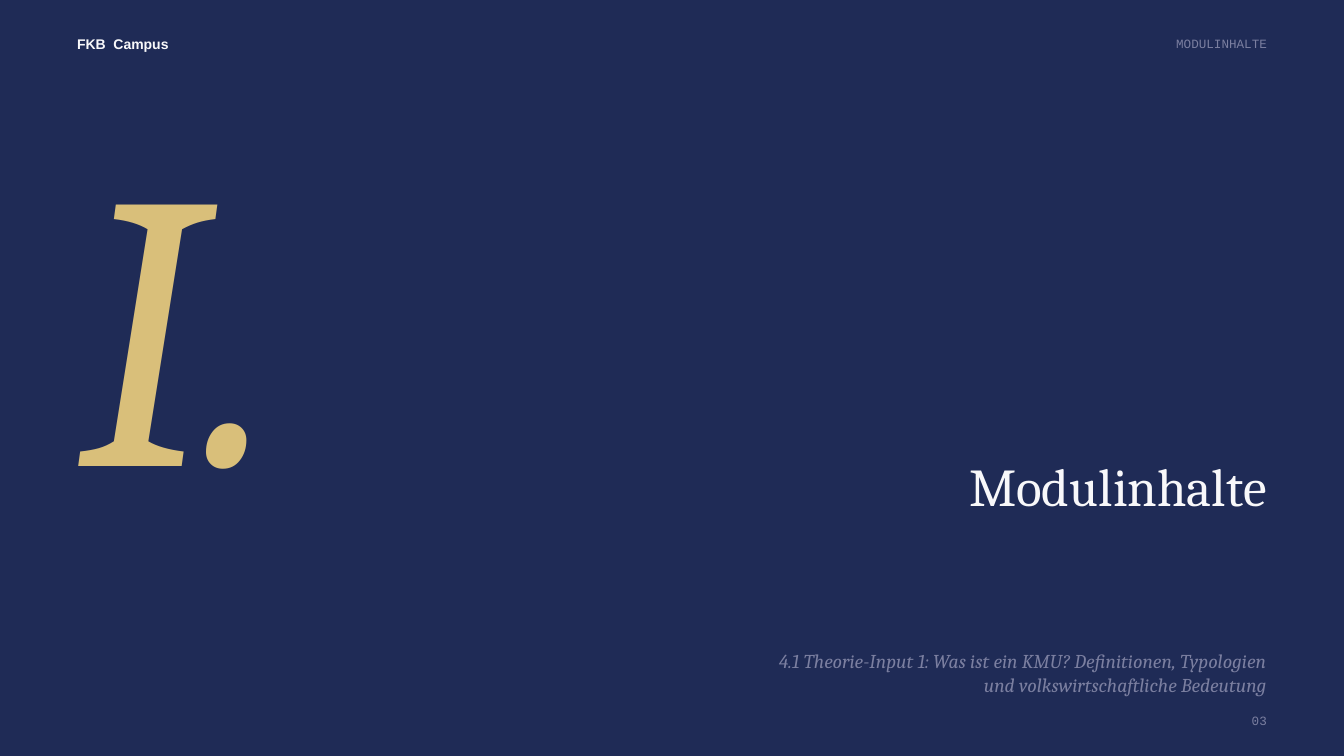
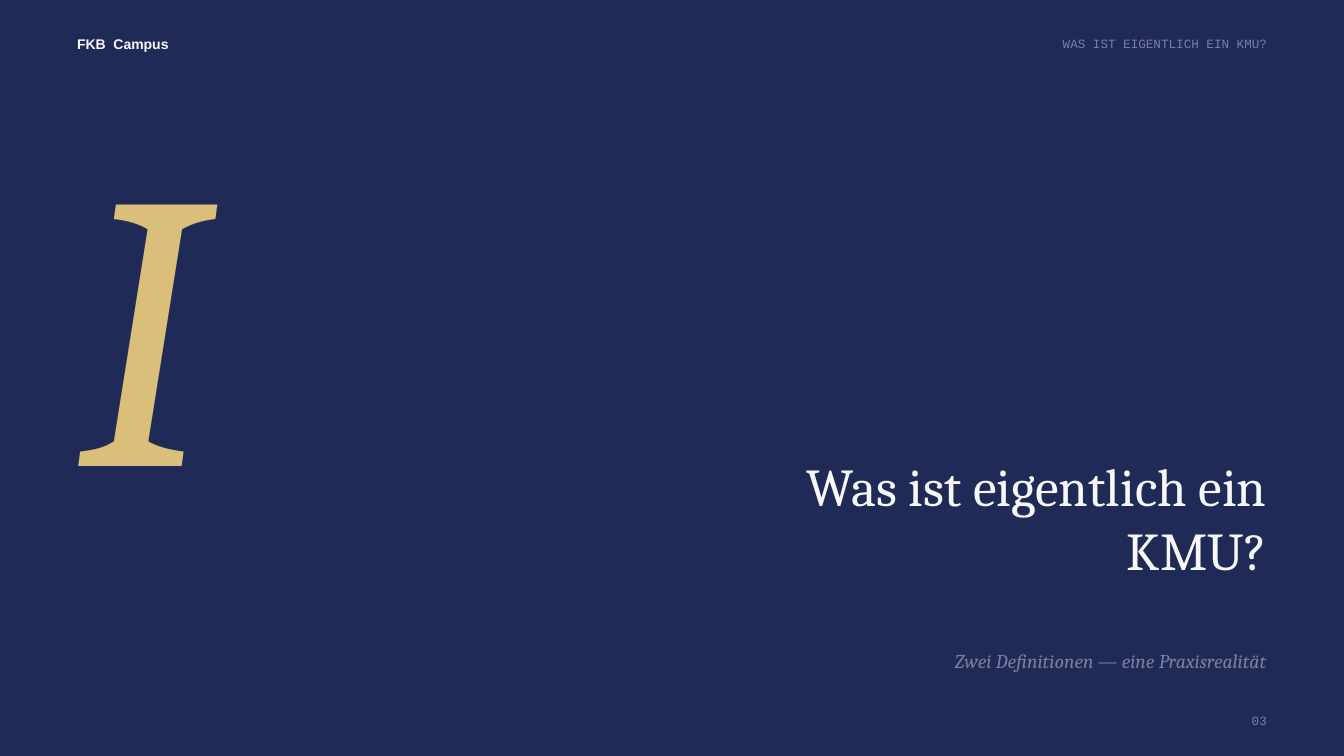
Before and after one commit to ck5rqc47pr-byte/firmenkundenakademie-online, a slide deck: slide 3 of public/downloads/praesentation/M06.pptx. Drawn at 1344x756 pixels with LibreOffice and Linux fonts; fonts in the diff are those of the drawing. Boxes give left, top, right and bottom in pixels: in the first picture for what was removed or moved away, otherwise in the second. Text is boxed around its words. In the diff, an @@ line names an element or a change of style, - is before the commit and + after.

```diff
--- a/public/downloads/praesentation/M06.pptx
+++ b/public/downloads/praesentation/M06.pptx
@@ text at (1063, 40, 1267, 48): text changed @@
-MODULINHALTE
+WAS IST EIGENTLICH EIN KMU?
@@ text at (77, 204, 206, 466): text changed @@
-I.
+I
@@ text at (807, 469, 1267, 571): text changed @@
-Modulinhalte
+Was ist eigentlich ein KMU?
@@ text at (955, 654, 1266, 672): text changed @@
-4.1 Theorie-Input 1: Was ist ein KMU? Definitionen, Typologien und volkswirtschaftliche Bedeutung
+Zwei Definitionen — eine Praxisrealität
```
Also in this commit, not shown: 1 other slide changed, 9 slides added, 25 slides removed, 42 other files.
